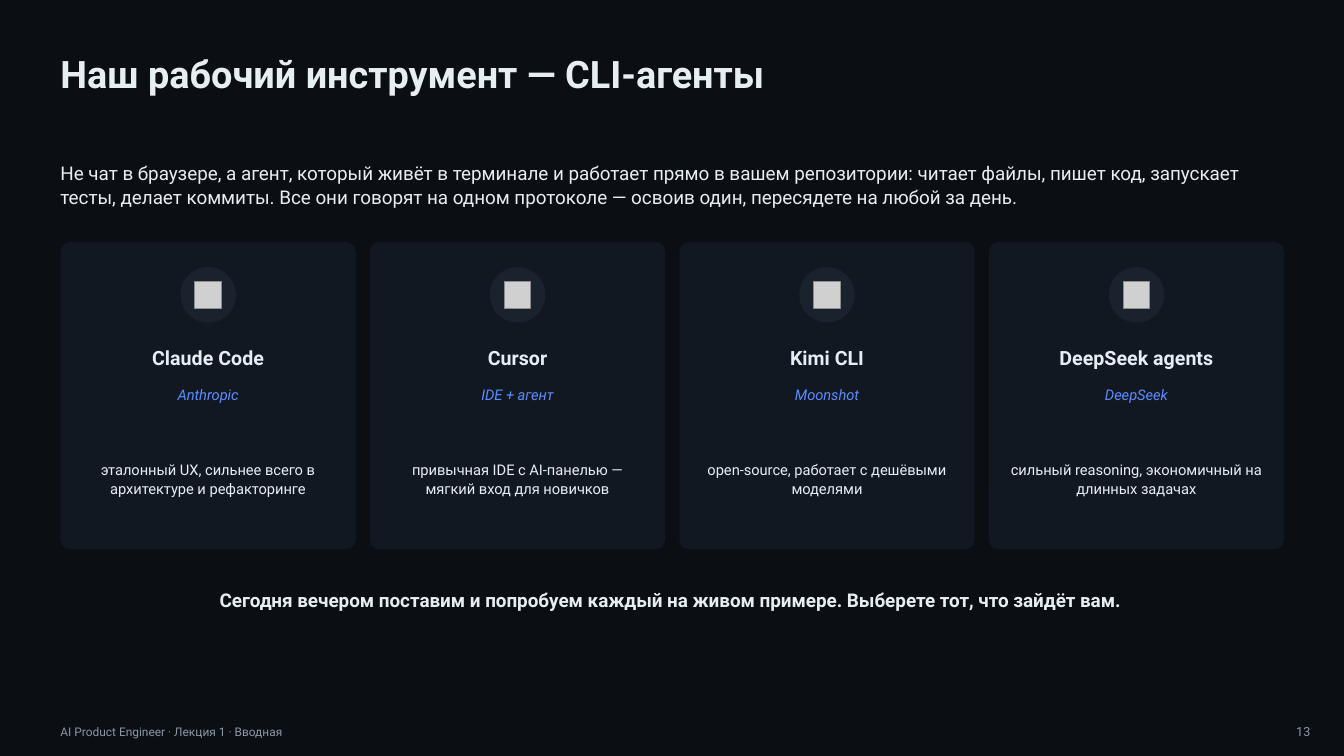
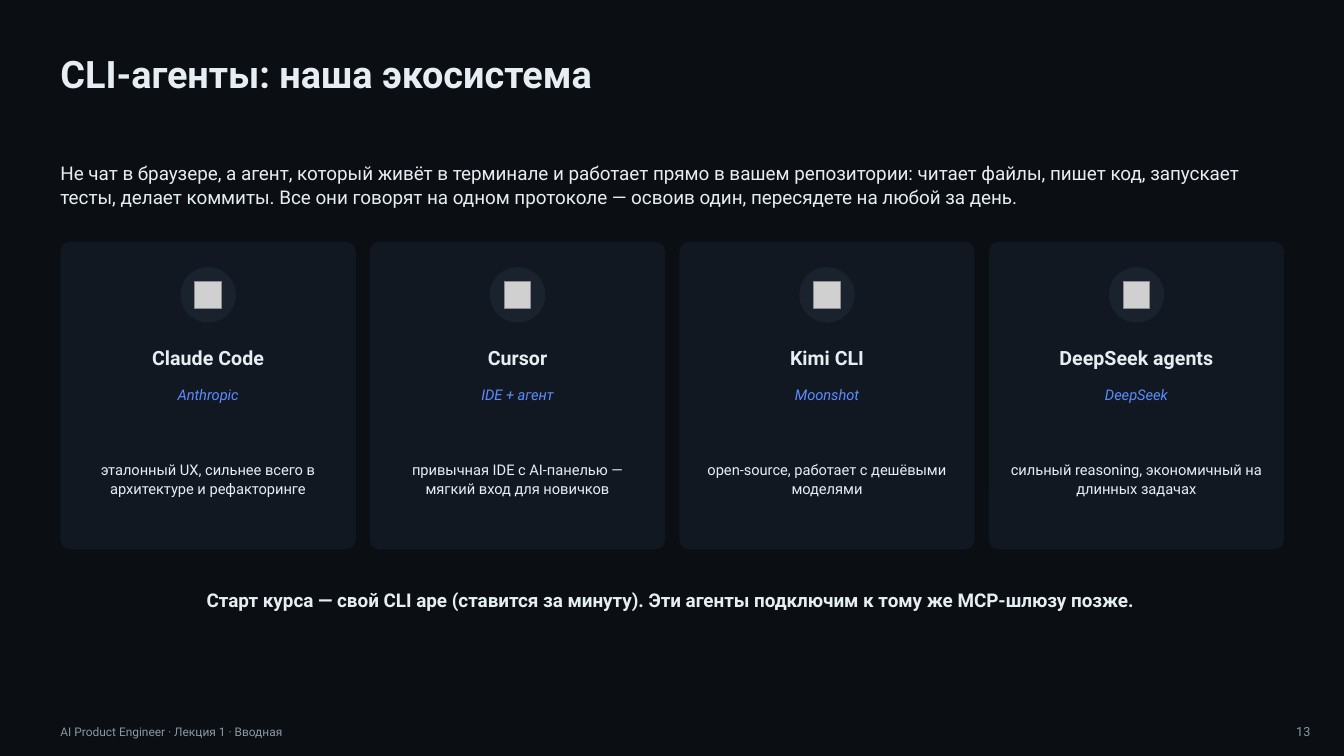
Before and after one commit to mkhlsokolenko-ai/ai-product-engineer, a slide deck: slide 13 of docs/lecture-1/Лекция-1-Вводная.pptx. Drawn at 1344x756 pixels with LibreOffice and Linux fonts; fonts in the diff are those of the drawing; grey boxes stand for pictures. Boxes give left, top, right and bottom in pixels: in the first picture for what was removed or moved away, otherwise in the second. Text is boxed around its words. In the diff, an @@ line names an element or a change of style, - is before the commit and + after.

```diff
--- a/docs/lecture-1/Лекция-1-Вводная.pptx
+++ b/docs/lecture-1/Лекция-1-Вводная.pptx
@@ text at bbox=[60, 60, 592, 89]: text changed @@
-Наш рабочий инструмент — CLI-агенты
+CLI-агенты: наша экосистема
@@ text at bbox=[207, 592, 1134, 611]: text changed @@
-Сегодня вечером поставим и попробуем каждый на живом примере. Выберете тот, что зайдёт вам.
+Старт курса — свой CLI ape (ставится за минуту). Эти агенты подключим к тому же MCP-шлюзу позже.
```
Also in this commit, not shown: 8 other slides changed.
